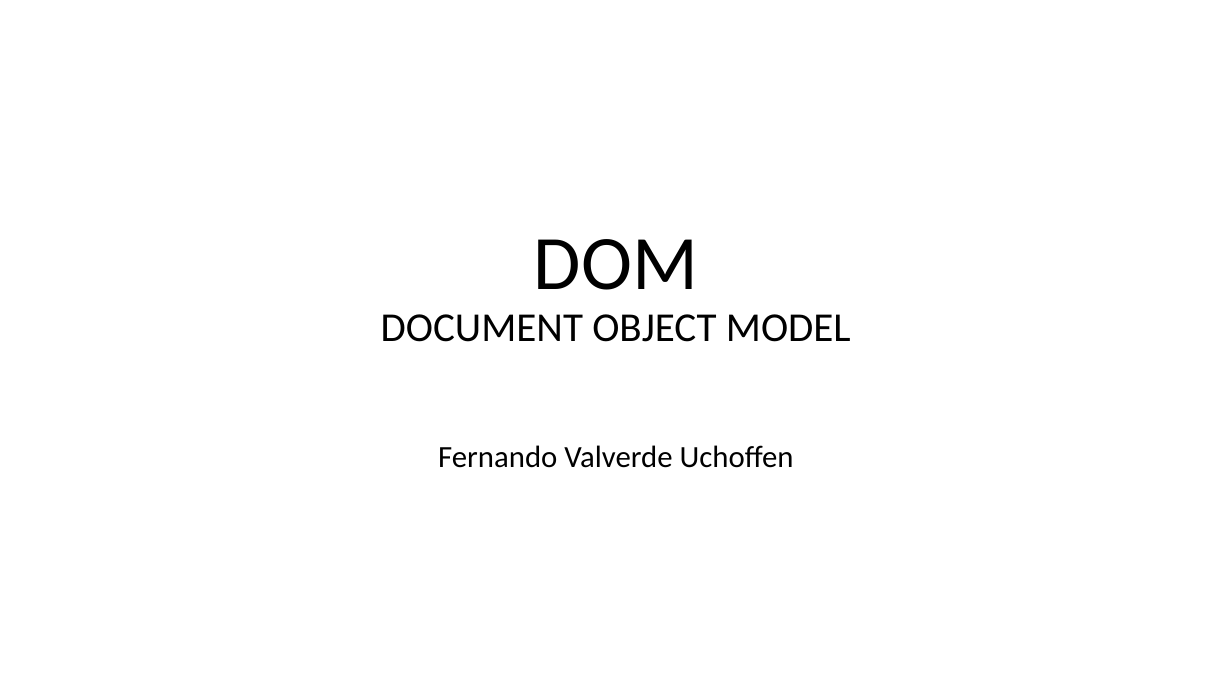
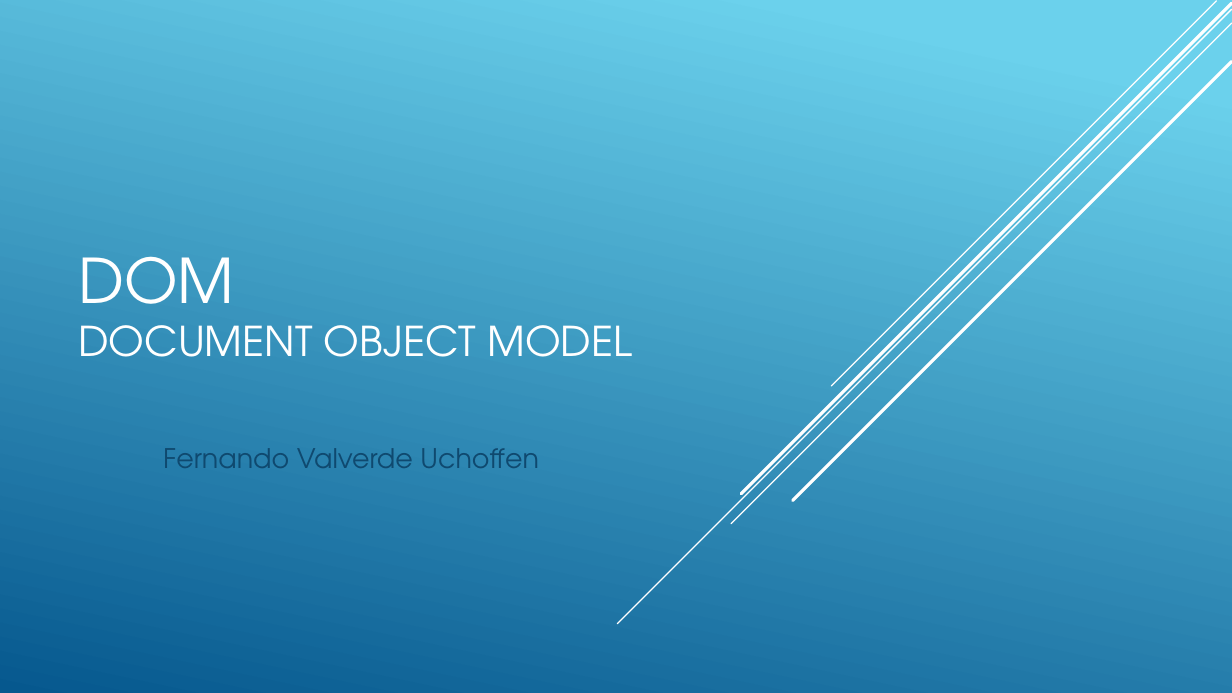
Before and after one commit to fvalverdeu/ChapterHundred-CodingDojo, a slide deck: slide 1 of example/DOM.pptx. Drawn at 1232x693 pixels with LibreOffice and Linux fonts; fonts in the diff are those of the drawing. Boxes give left, top, right and bottom in pixels: in the first picture for what was removed or moved away, otherwise in the second. Text is boxed around its words. In the diff, an @@ line names an element or a change of style, - is before the commit and + after.

Commit message:
update

```diff
--- a/example/DOM.pptx
+++ b/example/DOM.pptx
@@ background #FFFFFF to gradient #6ED2EB to #06588E @@
@@ line added from (1232, 9) to (617, 624), #FFFFFF 1 pt @@
@@ line added from (1232, 23) to (731, 524), #FFFFFF 1 pt @@
@@ line added from (1232, 4) to (741, 494), #FFFFFF 2.5 pt @@
@@ line added from (1216, 1) to (832, 386), #FFFFFF 1 pt @@
@@ title "DOM DOCUMENT OBJECT MODEL": place and size @@
-title "DOM DOCUMENT OBJECT MODEL" at [381,239,851,342]
+title "DOM DOCUMENT OBJECT MODEL" at [78,256,632,357]
@@ title "DOM DOCUMENT OBJECT MODEL" at [78,256,632,357]: size 60 to 48 pt in "DOM"; font Calibri to TeX Gyre Adventor, text colour #000000 to #FFFFFF; alignment centre to left; line spacing 0.9 to 1 @@
@@ line added from (1232, 62) to (793, 501), #FFFFFF 2.5 pt @@
@@ subtitle "Fernando Valverde Uchoffen" at [163,448,539,468]: size 24 to 21 pt, font Calibri to TeX Gyre Adventor, text colour #000000 to #0F496F; alignment centre to left; line spacing 0.9 to 1 @@
```
Also in this commit, not shown: 1 other slide changed.
